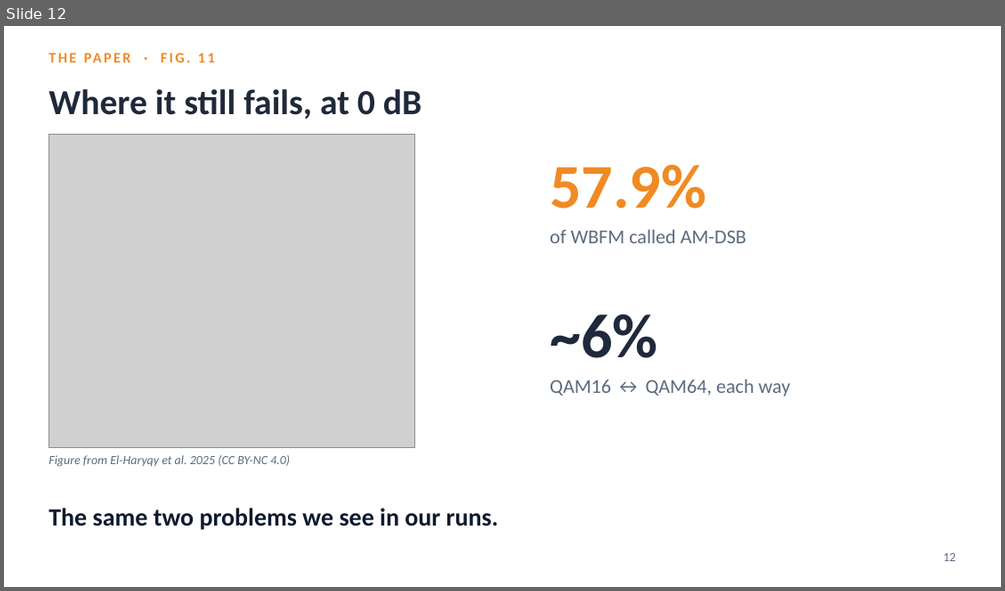
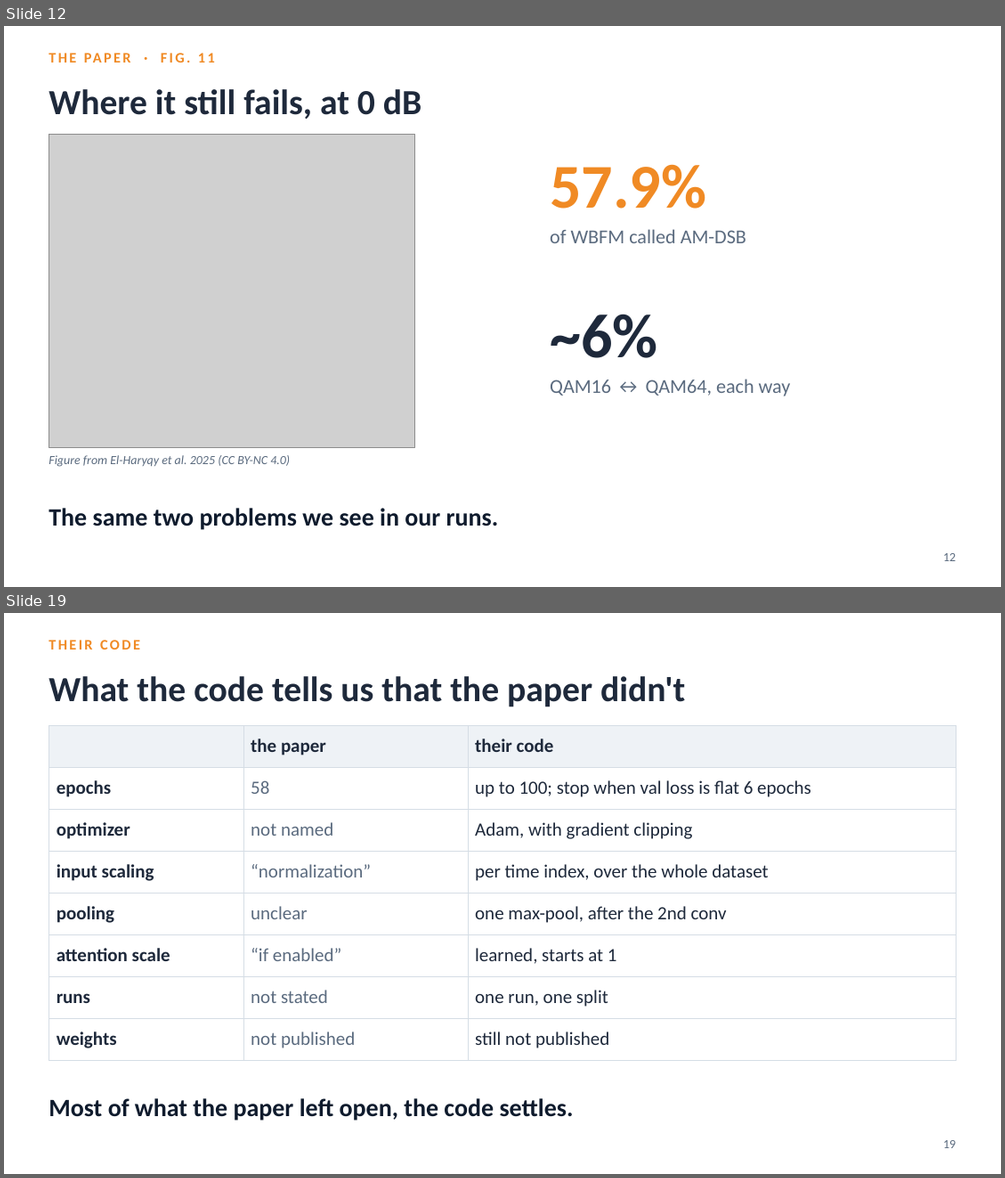
Before and after one commit to YusufBilo78/amc, a slide deck: deck/moshe_paper_icrnna.pptx. Shown one above the other, each under a label of ours: slide 12 before the commit, slides 12 and 19 after it; the slides between them are not shown. The pictures are 1005x591 and 1005x1178 pixels, drawn with LibreOffice and Linux fonts; fonts in the diff are those of the drawing; grey boxes stand for pictures. Boxes give left, top, right and bottom in pixels: in the first picture for what was removed or moved away, otherwise in the second. Text is boxed around its words. In the diff, an @@ line names an element or a change of style, - is before the commit and + after.

```diff
--- a/deck/moshe_paper_icrnna.pptx
+++ b/deck/moshe_paper_icrnna.pptx
@@ slide 19 added at [4, 613, 1001, 1174], background #FFFFFF @@
@@ text added at [48, 640, 140, 649], 14 pt, text #F08A24, bold @@
+THEIR CODE
@@ text added at [48, 676, 685, 707], 34 pt, text #1E293B, bold @@
+What the code tells us that the paper didn't
@@ table added at [48, 725, 956, 1052], 8 rows, 3 columns @@
+ | the paper | their code
+epochs | 58 | up to 100; stop when val loss is flat 6 epochs
+optimizer | not named | Adam, with gradient clipping
+input scaling | “normalization” | per time index, over the whole dataset
+pooling | unclear | one max-pool, after the 2nd conv
+attention scale | “if enabled” | learned, starts at 1
+runs | not stated | one run, one split
+weights | not published | still not published
@@ text added at [48, 1098, 574, 1120], 24 pt, text #0F1B2D, bold @@
+Most of what the paper left open, the code settles.
@@ text added at [943, 1140, 955, 1148], 12 pt, text #5B6B7F @@
+19
```
Also in this commit, not shown: 7 slides changed, 6 other slides added, 4 other files.
